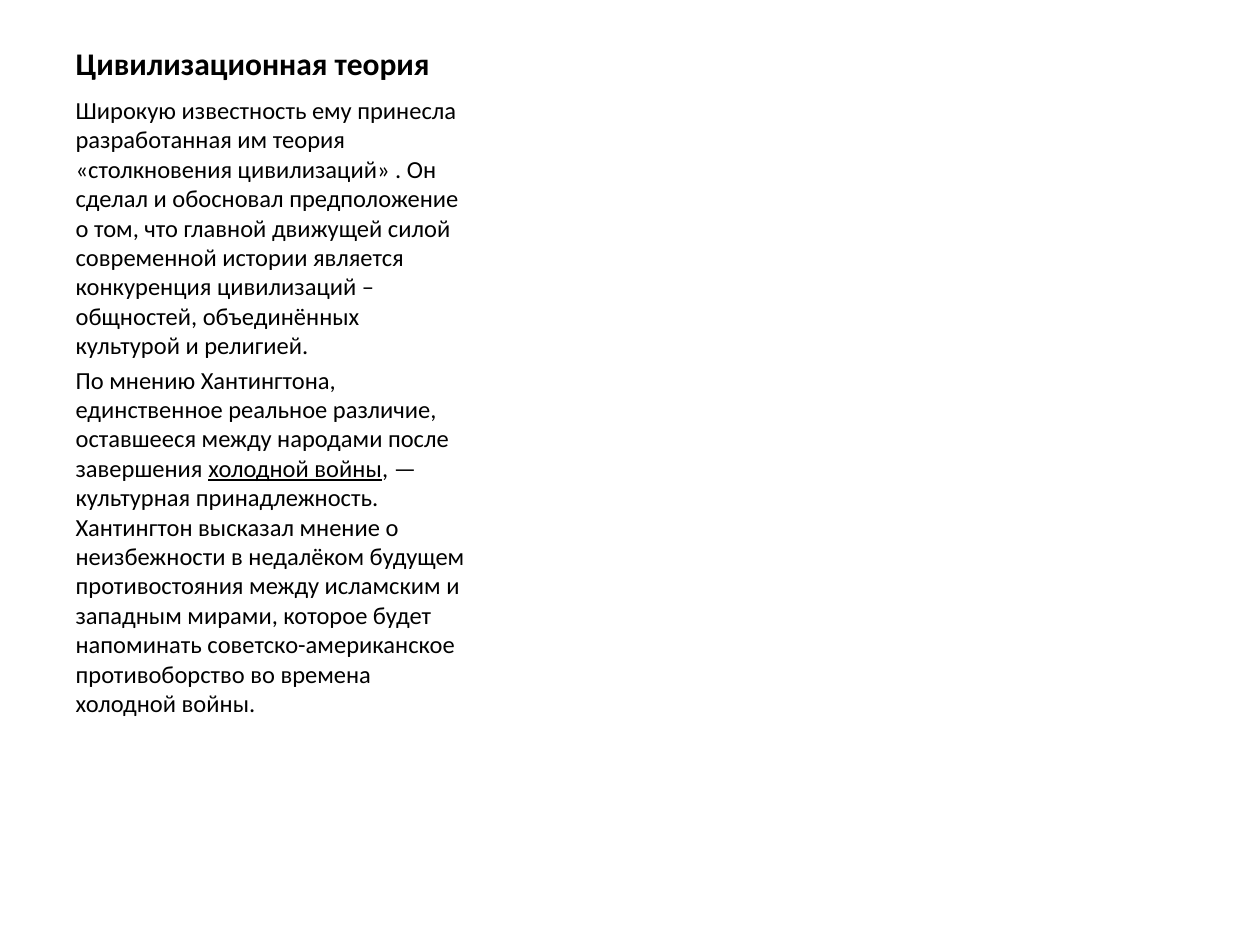
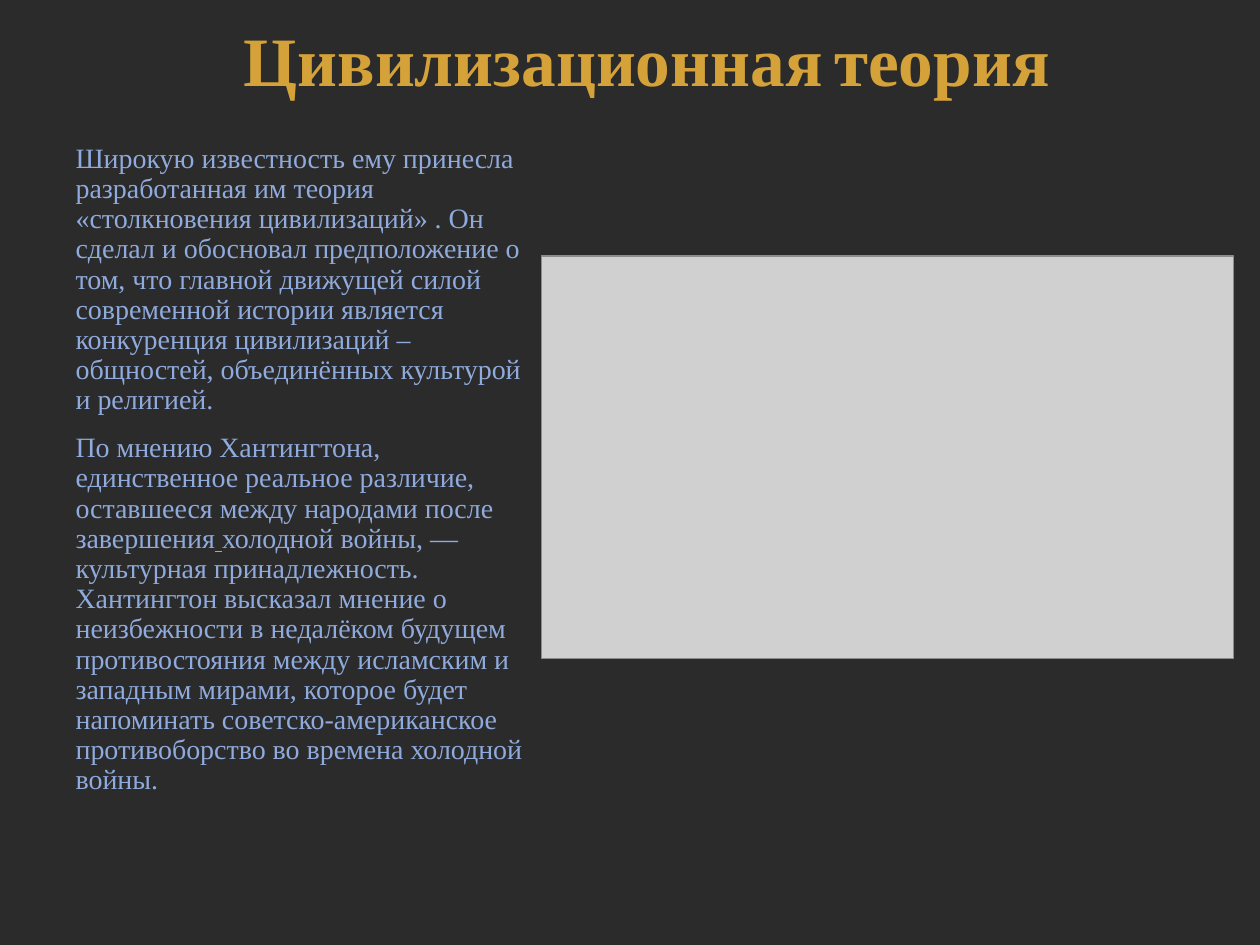
Before and after one commit to IAKalash/MyRep, a slide deck: slide 5 of Other/Сэмюэл Филлипс Хантингтон.pptx. Drawn at 1260x945 pixels with LibreOffice and Linux fonts; fonts in the diff are those of the drawing; grey boxes stand for pictures; background and template pictures are left out; a plain dark background stands for a picture behind light text. Boxes give left, top, right and bottom in pixels: in the first picture for what was removed or moved away, otherwise in the second. Text is boxed around its words. In the diff, an @@ line names an element or a change of style, - is before the commit and + after.

Commit message:
Хантингтон

```diff
--- a/Other/Сэмюэл Филлипс Хантингтон.pptx
+++ b/Other/Сэмюэл Филлипс Хантингтон.pptx
@@ background #FFFFFF to picture (left out) @@
@@ title "Цивилизационная теория" at box(244, 40, 1049, 100): size 18 to 39.6 pt, font Calibri to Times New Roman, text colour #000000 to #D5A239; alignment left to centre; line spacing 1 to 0.9 @@
@@ text "Широкую известность ему принесла разработанная ...": place and size @@
-text "Широкую известность ему принесла разработанная ..." at box(76, 103, 465, 716)
+text "Широкую известность ему принесла разработанная ..." at box(76, 149, 523, 790)
@@ text "Широкую известность ему принесла разработанная ..." at box(76, 149, 523, 790): size 14 to 16 pt, font Calibri to Times New Roman, text colour #000000 to #8FAADC; underline off in "холодной войны,"; line spacing 1 to 0.9; more space between paragraphs @@
@@ picture added at box(542, 256, 1234, 659) @@
```
Also in this commit, not shown: 6 other slides changed, 1 other file.
